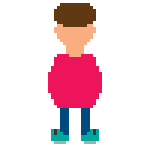
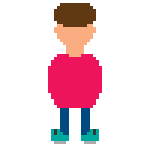
Comparing the layer stacks of the two w=150, h=150 images. Changes:
painted on "Layer 2" over [48, 60, 102, 72]
